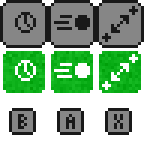
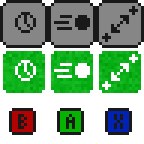
Layer changes from the first 144 x 144 image to the second:
painted on "Layer 2 copy 2" over [12, 111, 129, 132]
